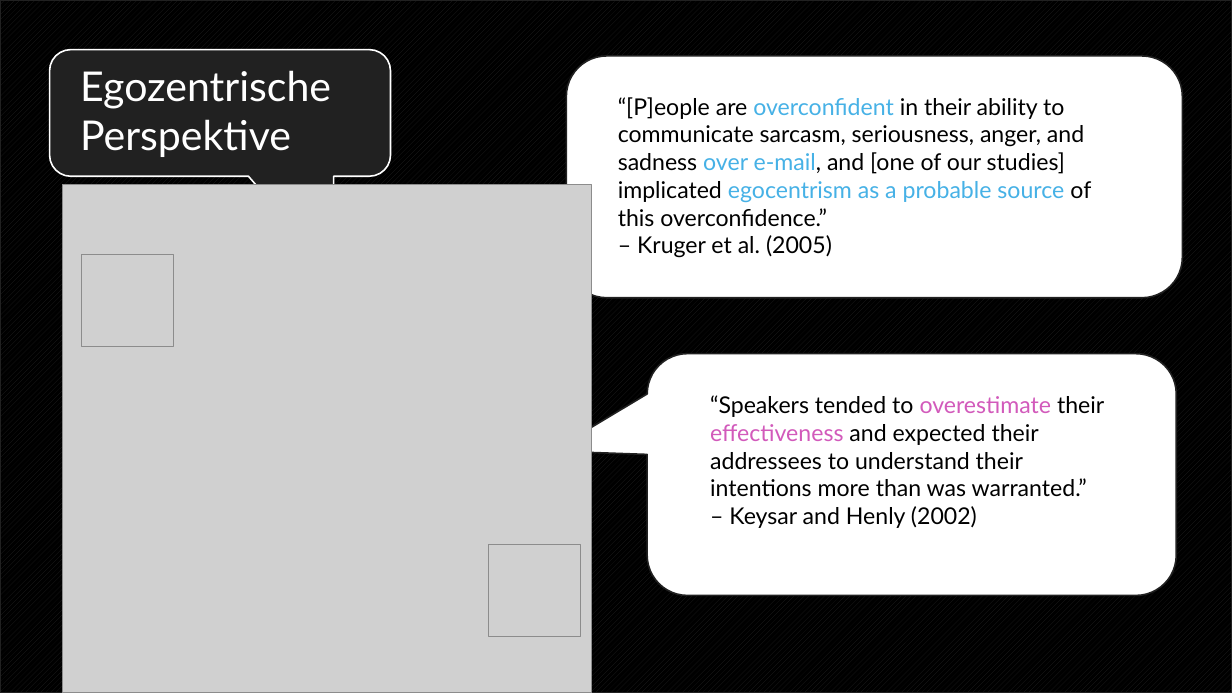
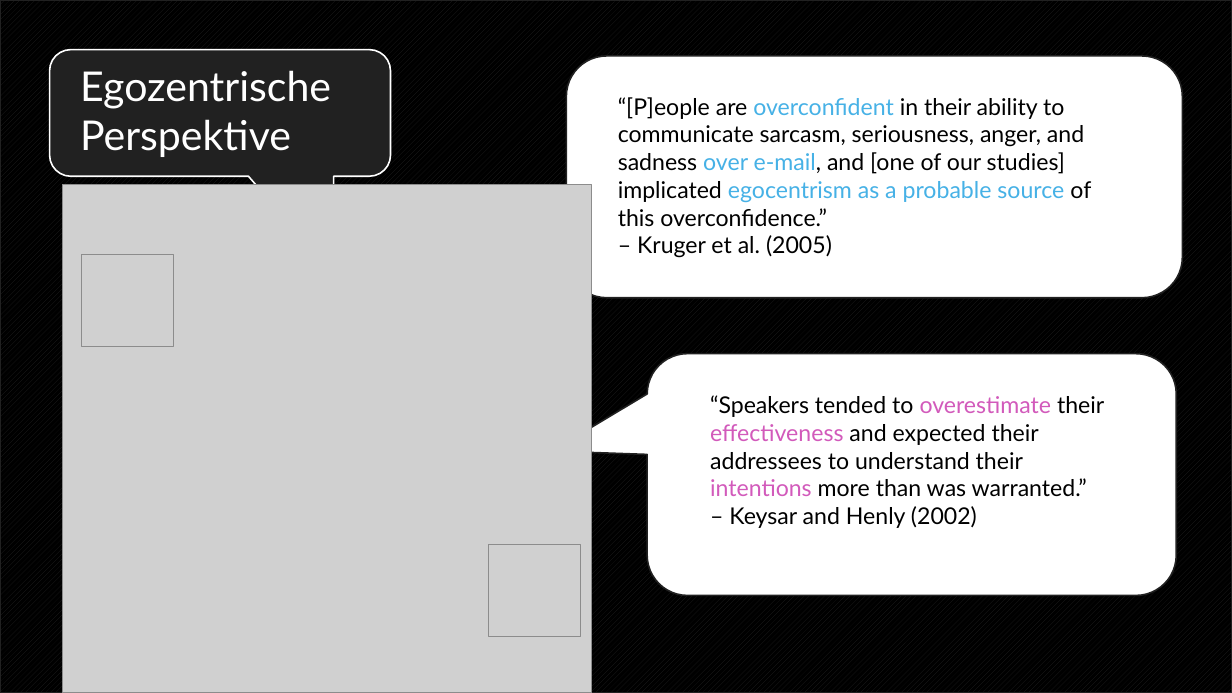
Before and after one commit to endorivium/informational-mastery, a slide deck: slide 2 of KVM/Präsentation/KVM_MissverständnisseTexten.pptx (slide 3 before the commit). Drawn at 1232x693 pixels with LibreOffice and Linux fonts; fonts in the diff are those of the drawing; grey boxes stand for pictures; background and template pictures are left out. Boxes give left, top, right and bottom in pixels: in the first picture for what was removed or moved away, otherwise in the second. Text is boxed around its words. In the diff, an @@ line names an element or a change of style, - is before the commit and + after.

Commit message:
kvm

```diff
--- a/KVM/Präsentation/KVM_MissverständnisseTexten.pptx
+++ b/KVM/Präsentation/KVM_MissverständnisseTexten.pptx
@@ text at box(710, 395, 1104, 497): text colour #000000 to #D25ABB in "intentions" @@
```
Also in this commit, not shown: 1 other slide changed, 1 slide removed.
